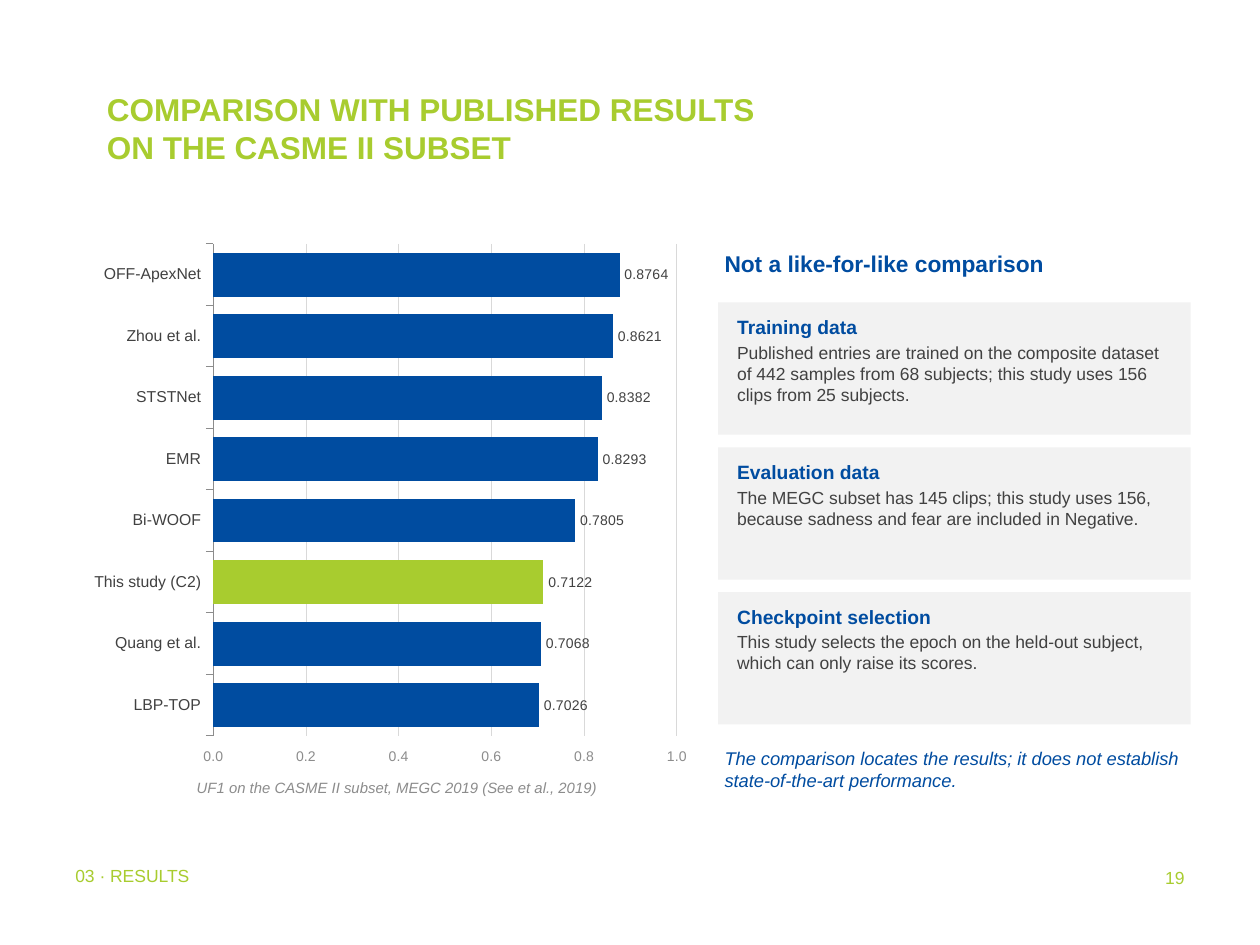
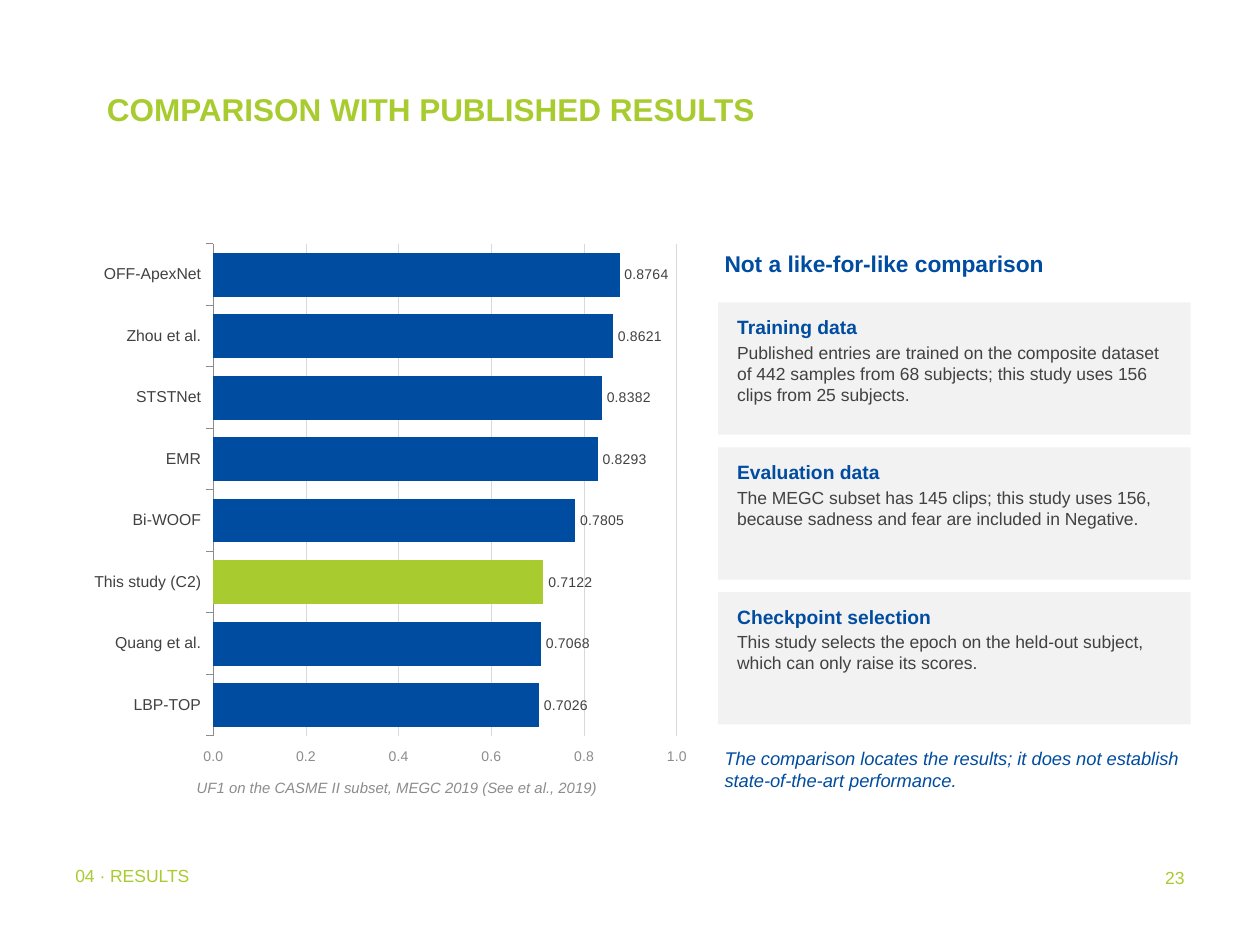
Before and after one commit to addhyan2000/FinalMERThesis, a slide deck: slide 23 of MER_Thesis_Defence.pptx (slide 19 before the commit). Drawn at 1260x945 pixels with LibreOffice and Linux fonts; fonts in the diff are those of the drawing; background and template pictures are left out. Boxes give left, top, right and bottom in pixels: in the first picture for what was removed or moved away, otherwise in the second. Text is boxed around its words. In the diff, an @@ line names an element or a change of style, - is before the commit and + after.

```diff
--- a/MER_Thesis_Defence.pptx
+++ b/MER_Thesis_Defence.pptx
@@ title at (x1=107, y1=99, x2=755, y2=122): text changed @@
-COMPARISON WITH PUBLISHED RESULTS ON THE CASME II SUBSET
+COMPARISON WITH PUBLISHED RESULTS
@@ text at (x1=75, y1=869, x2=189, y2=882): text changed @@
-03 · RESULTS
+04 · RESULTS
@@ page number at (x1=1165, y1=872, x2=1184, y2=884): text changed @@
-19
+23
```
Also in this commit, not shown: 36 other slides changed, 9 slides added, 2 slides removed, 1 other file.
